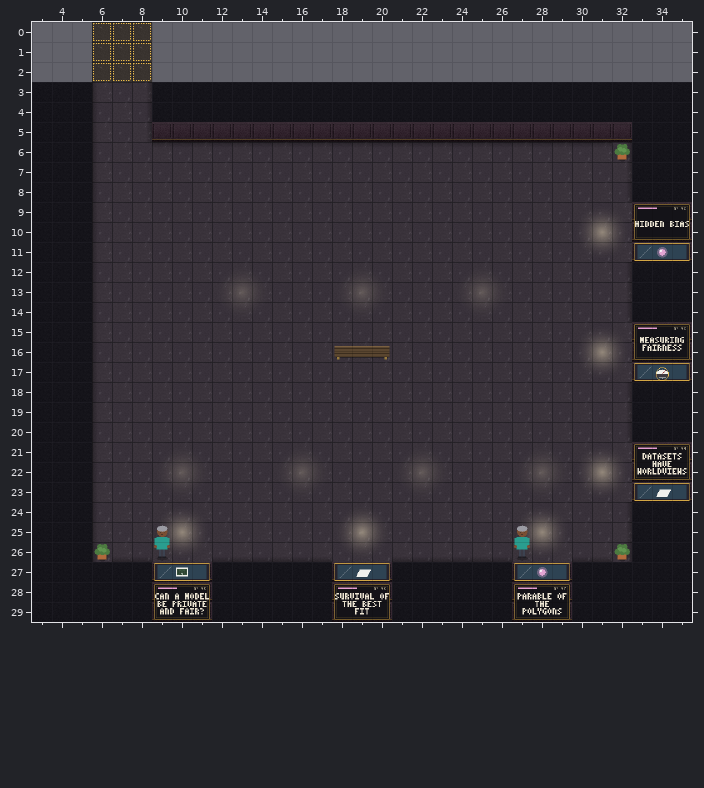
Tiled map (JSON): maps/mirrors.tmj. Above, as it was before the edit.
Cells are 32x32 px. Shown: x 3..35, y 0..29.
After the commit:
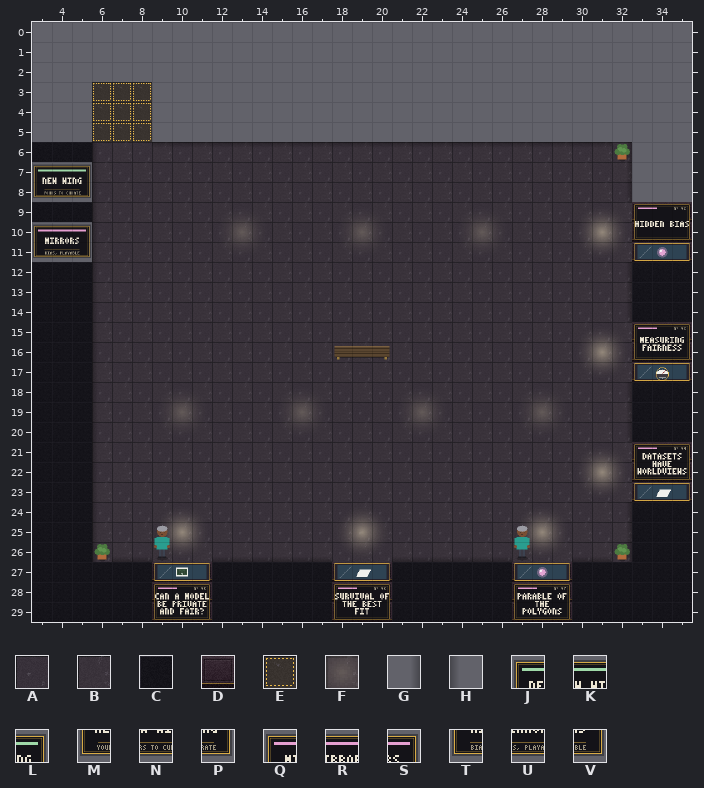
Key: from "museum": A 28, B 29, C 44, D 57, E 62, F 76, G 87, H 90, J 3425, K 3426, L 3427, M 3428, N 3429, P 3430, Q 3437, R 3438, S 3439, T 3440, U 3441, V 3442.
_ is an empty cell, . an unchanged one.
See-through tiles are keyed as they look on the map.
From old to new:
--- layer "floor"
@@ x 6..8 @@
- 0 EEE
- 1 EEE
- 2 EEE
- 3 BAB
- 4 ABA
- 5 BAB
+ 0 ___
+ 1 ___
+ 2 ___
+ 3 EEE
+ 4 EEE
+ 5 EEE
--- layer "decor"
@@ x 6..8 @@
- 3 H.G
- 4 H.G
- 5 H.G
+ 3 _._
+ 4 _._
+ 5 _._
@@ x 13..25 @@
-10 _....._....._
+10 F.....F.....F
@@ x 13..25 @@
-13 F.....F.....F
+13 _....._....._
@@ x 10..28 @@
-19 _....._....._....._
+19 F.....F.....F.....F
@@ x 10..28 @@
-22 F.....F.....F.....F
+22 _....._....._....._
--- layer "walls"
@@ x 3..35 @@
- 3 CCC...CCCCCCCCCCCCCCCCCCCCCCCCCCC
- 4 CCC...CCCCCCCCCCCCCCCCCCCCCCCCCCC
- 5 CCC...DDDDDDDDDDDDDDDDDDDDDDDDCCC
- 6 ..............................CCC
- 7 CCC...........................CCC
- 8 CCC...........................CCC
+ 3 ___...___________________________
+ 4 ___...___________________________
+ 5 ___...___________________________
+ 6 ..............................___
+ 7 JKL...........................___
+ 8 MNP...........................___
@@ x 3..5 @@
-10 CCC
-11 CCC
+10 QRS
+11 TUV
